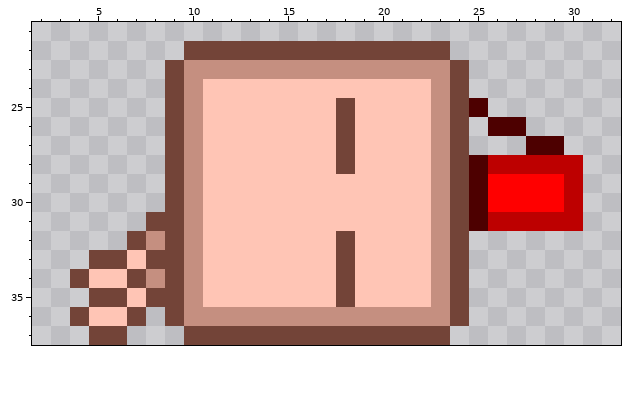
Two states of a pixel-art sprite, Graphics/Avatar/SquareDead.png. Above, as it was before the edit.
The file is 40x38 pixels. Shown: x 2..32, y 21..37.
The result:
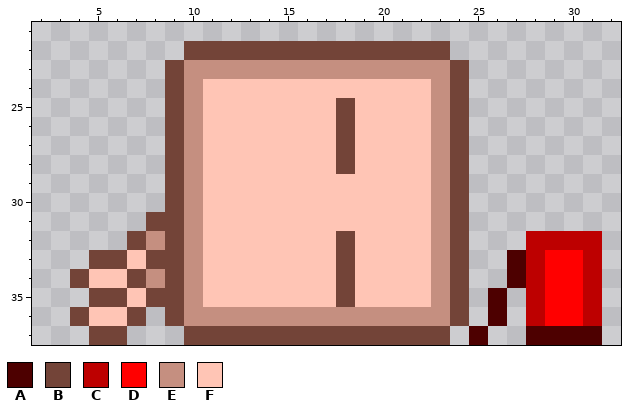
Palette (. is transparent): A #4d0000  B #734438  C #bd0000  D #ff0000  E #c58f80  F #ffc5b5
The edit:
y 25: x 25 A -> .
y 26: x 26..27 AA -> ..
y 27: x 28..29 AA -> ..
y 28: x 25..30 ACCCCC -> ......
y 29..30: x 25..30 ADDDDC -> ......
y 31: x 25..30 ACCCCC -> ......
y 32: x 28..31 .... -> CCCC
y 33..34: x 27..31 ..... -> ACDDC
y 35..36: x 26 . -> A; x 28..31 .... -> CDDC
y 37: x 25 . -> A; x 28..31 .... -> AAAA
